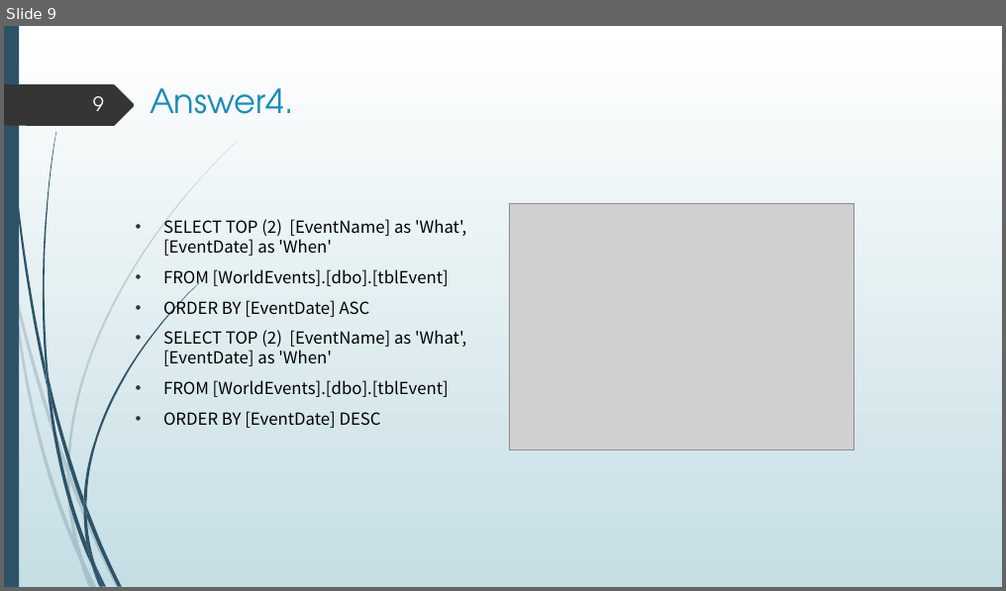
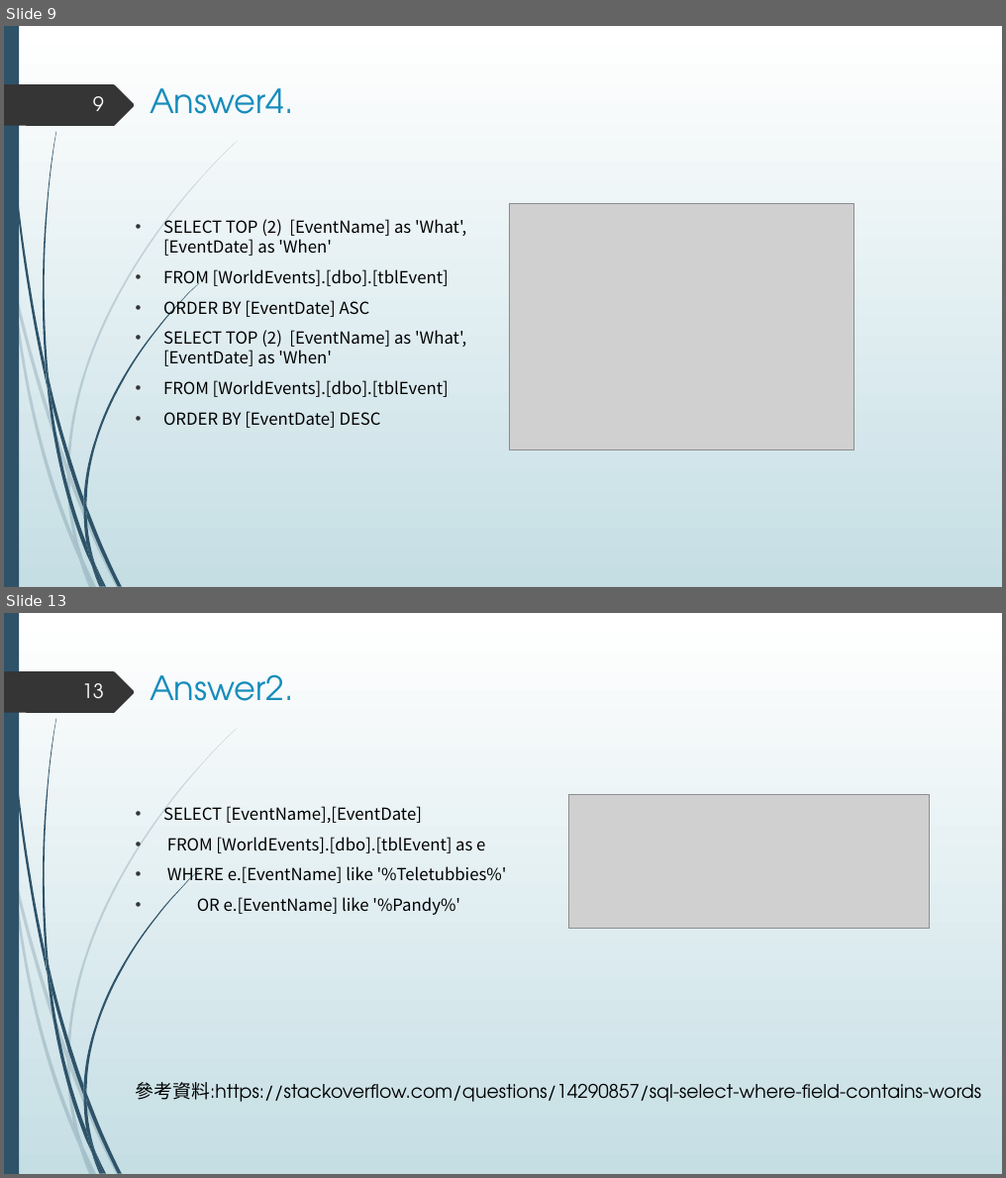
Before and after one commit to hsu0808/mssql-learning-2023-summer, a slide deck: sql answer.pptx. Shown one above the other, each under a label of ours: slide 9 before the commit, slides 9 and 13 after it; the slides between them are not shown. The pictures are 1006x591 and 1006x1178 pixels, drawn with LibreOffice and Linux fonts; fonts in the diff are those of the drawing; grey boxes stand for pictures. Boxes give left, top, right and bottom in pixels: in the first picture for what was removed or moved away, otherwise in the second. Text is boxed around its words. In the diff, an @@ line names an element or a change of style, - is before the commit and + after.

Commit message:
2023/07/20

```diff
--- a/sql answer.pptx
+++ b/sql answer.pptx
@@ slide 13 added at [4,613,1002,1174], background gradient #FFFFFF to #C5DEE5; not listed: 24 template elements that a slide beside it also shows @@
@@ page number added at [82,683,104,698], 19 pt, text #FEFFFF @@
+13
@@ title added at [150,674,294,701], 32 pt, text #178DBB @@
+Answer2.
@@ text added at [163,806,507,915], 16 pt, text #000000 @@
+• SELECT [EventName],[EventDate]
+• FROM [WorldEvents].[dbo].[tblEvent] as e
+• WHERE e.[EventName] like '%Teletubbies%'
+• OR e.[EventName] like '%Pandy%'
@@ picture added at [569,794,930,928] @@
@@ text added at [136,1082,982,1102], 18 pt, text #000000 @@
+參考資料:https://stackoverflow.com/questions/14290857/sql-select-where-field-contains-words
```
Also in this commit, not shown: 5 other slides added.
